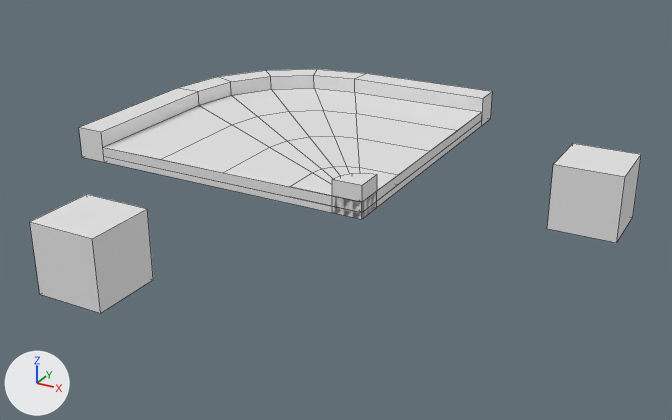
The Blender file static/block/curve/1.blend: old version first, new version second.
Rendered twice from a camera (50 mm lens) standing at (7.75, -12.76, 5.19) and looking at (1.62, -1.62, -0.38). Arrows for +X, +Y and +Z are at lower left; the lights stay in place. Mesh edges are drawn as thin lines.

The first picture shows 'cap', 'slab', 'slot', 'slot.001', 'wall'.
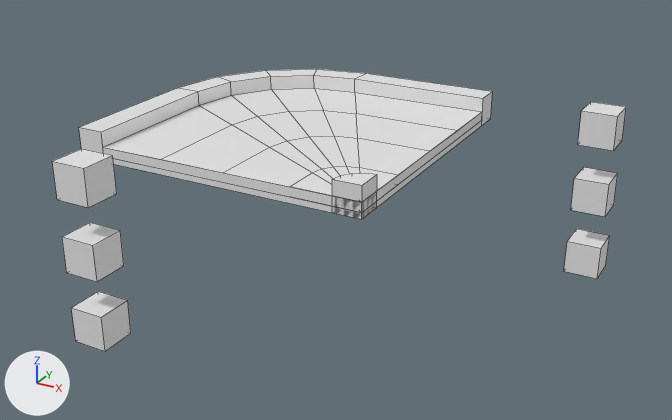
The change in detail:
Object 'slot.001' (ob_slot_001) is rescaled from (1.0, 1.0, 1.0) to (0.5, 0.5, 0.5).
Object 'slot' (ob_slot) is rescaled from (1.0, 1.0, 1.0) to (0.5, 0.5, 0.5).
Object 'slot.005' (ob_slot_005) is new; it shows a copy of the mesh of ob_slot.
Its location is (0.0, -5.0, -1.0).
Its scale is (0.5, 0.5, 0.5).
Object 'slot.004' (ob_slot_004) is new; it shows a copy of the mesh of ob_slot.
Its location is (0.0, -5.0, 1.0).
Its scale is (0.5, 0.5, 0.5).
Object 'slot.003' (ob_slot_003) is new; it shows a copy of the mesh of ob_slot.
Its location is (5.0, 0.0, -1.0).
Its scale is (0.5, 0.5, 0.5).
Object 'slot.002' (ob_slot_002) is new; it shows a copy of the mesh of ob_slot.
Its location is (5.0, 0.0, 1.0).
Its scale is (0.5, 0.5, 0.5).

Location of each change, (x1, y1, x2, y2) in pixels of the pictures (672 x 420 px):
'slot.001', rescaled (49% narrower, 49% shorter)
    before: (30, 194, 153, 313)
    after: (62, 222, 124, 282)
'slot', rescaled (49% narrower, 50% shorter)
    before: (547, 143, 641, 243)
    after: (571, 167, 618, 217)
'slot.004', added
    after: (52, 149, 117, 208)
'slot.005', added
    after: (71, 291, 131, 351)
'slot.002', added
    after: (578, 102, 626, 151)
'slot.003', added
    after: (564, 229, 610, 279)
